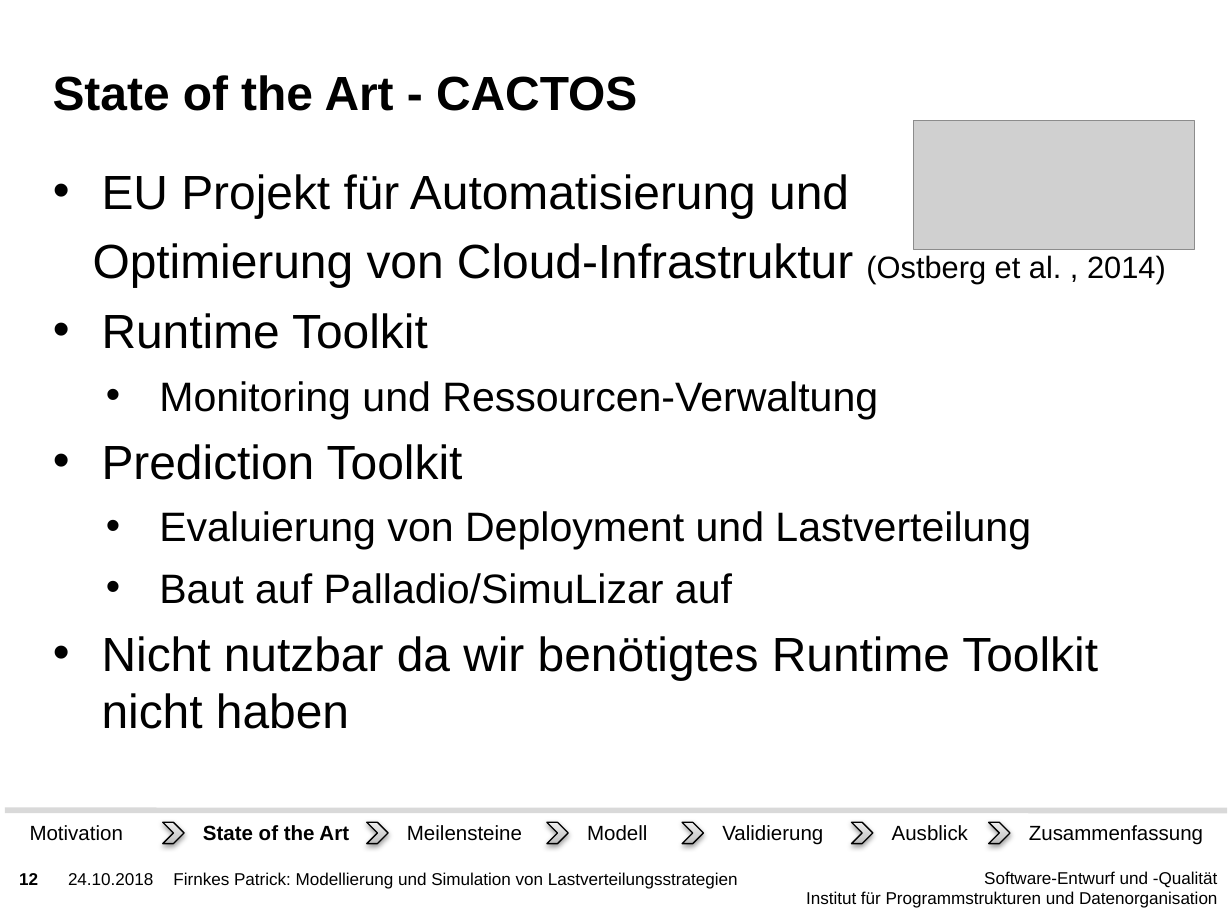
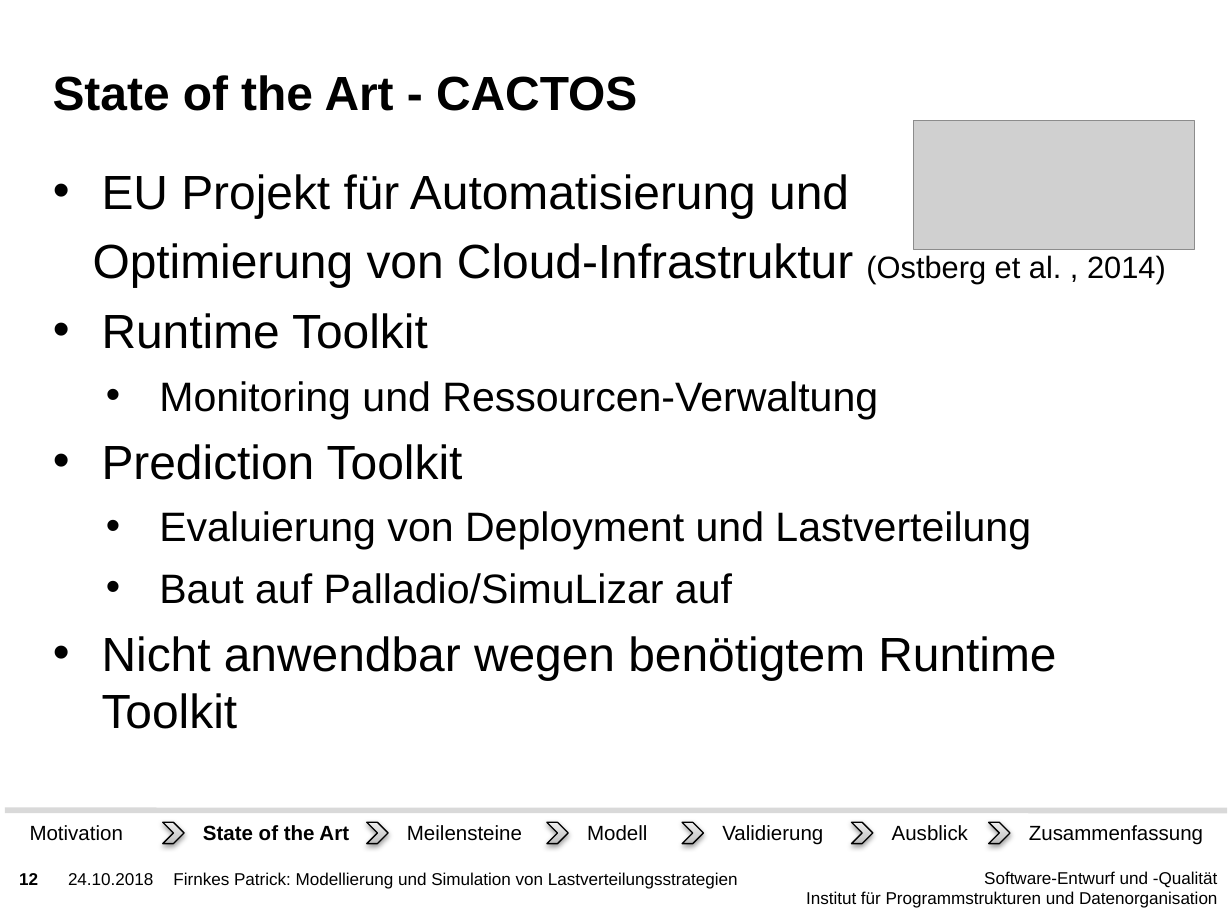
Before and after one commit to PatFirn/wlcg-loadbalancing, a slide deck: slide 12 of presentations/abschluss.pptx. Drawn at 1232x924 pixels with LibreOffice and Linux fonts; fonts in the diff are those of the drawing; grey boxes stand for pictures; background and template pictures are left out. Boxes give left, top, right and bottom in pixels: in the first picture for what was removed or moved away, otherwise in the second. Text is boxed around its words. In the diff, an @@ line names an element or a change of style, - is before the commit and + after.

Commit message:
update

```diff
--- a/presentations/abschluss.pptx
+++ b/presentations/abschluss.pptx
@@ text at [102, 636, 1056, 729]: text changed @@
-• Nicht nutzbar da wir benötigtes Runtime Toolkit nicht haben
+• Nicht anwendbar wegen benötigtem Runtime Toolkit
```
